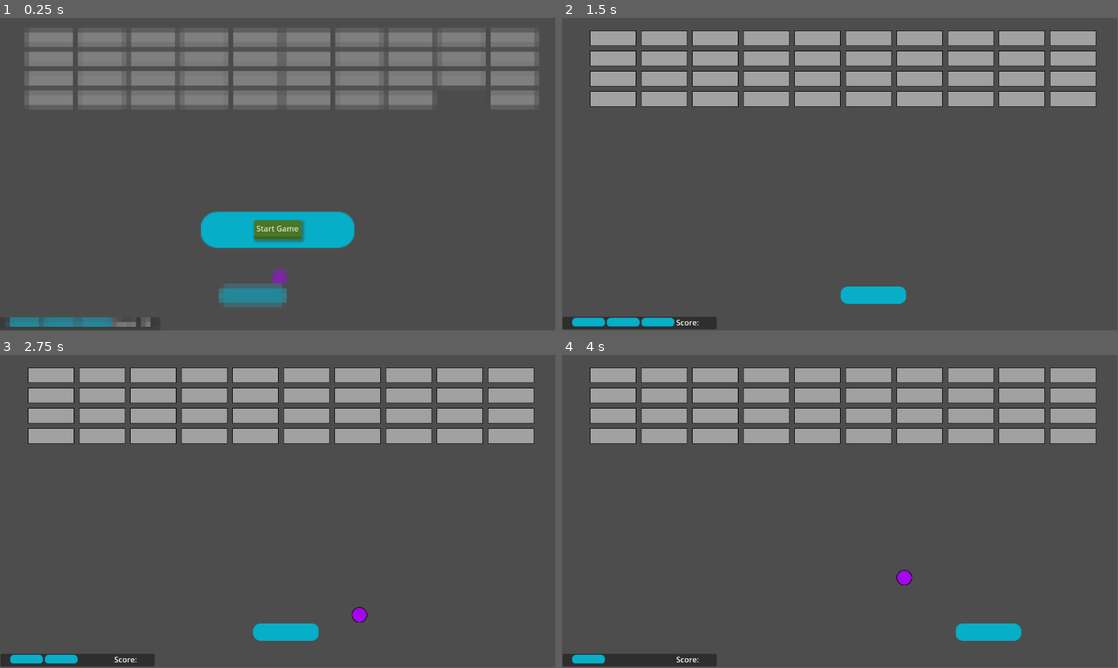
Above: before the commit, frames 1-4 (two rows, left to right).
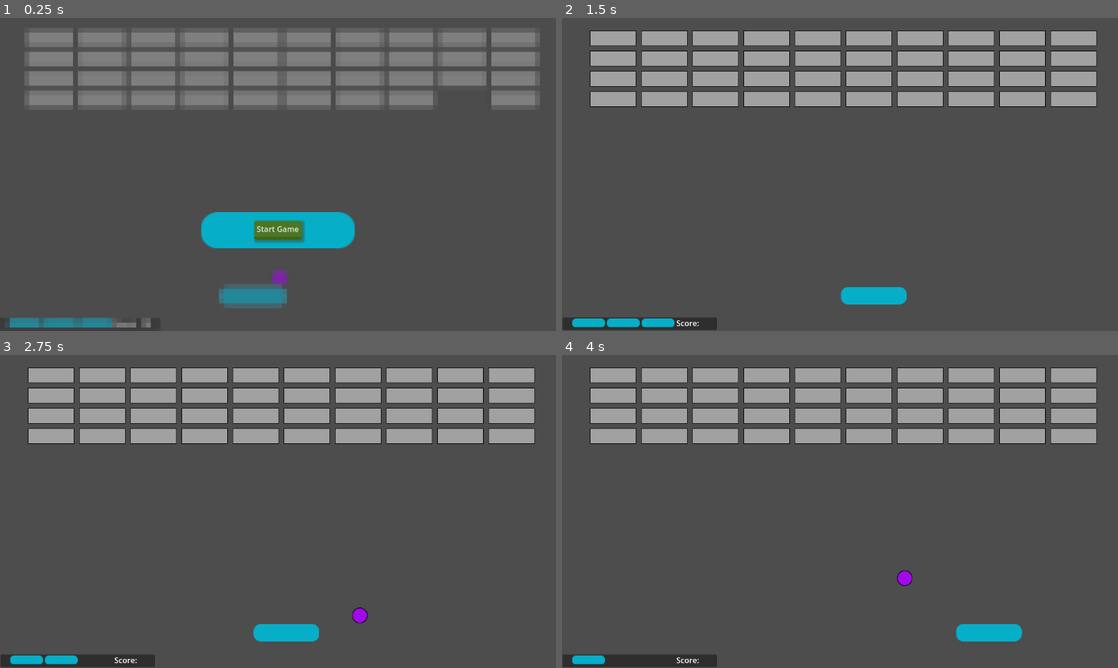
Above: after the commit, the same moments.

Repository: adrianschofield/unshaped-godot-block
Game: Godot game, scene res://Scenes/level_0.tscn
The game is run twice, just before and just after one commit, with the same random seed, the same clock (stepped at 60 frames per second) and the same inputs. Sound files missing from this copy of the repository are replaced by a short silence.
Inputs:
- Up to frame 1 (0.25 s): no input
- Up to frame 2 (1.5 s): click "Start Game" at 0.5 s; hold D (move_right) from 1.28 s (still down)
- Up to frame 3 (2.75 s): release D (move_right) at 2.03 s; hold A (move_left) from 2.03 s (still down)
- Up to frame 4 (4 s): release A (move_left) at 2.78 s; hold D (move_right) from 2.78 s (still down)
The window is 799x449 before the commit and 800x450 after it. Grey fills any space a smaller window leaves; there, only what the larger window draws over its background counts as a difference.

The runs differ from the first frame. In frame 1, 0.5% of the frame differs, in the area x 1-89%, y 4-99%; in frame 2, 1.6%, in the area x 1-97%, y 4-99%; in frame 3, 1.6%; in frame 4, 1.5%.

Commit message:
Set up scaling as a workaround

Diff:
--- a/Scenes/level_0.tscn
+++ b/Scenes/level_0.tscn
@@ -15,43 +15,7 @@
 grow_vertical = 2
 script = ExtResource("1_ctecc")
 
-[node name="TextureRect" type="TextureRect" parent="."]
-layout_mode = 0
-offset_right = 1152.0
-offset_bottom = 648.0
-texture = ExtResource("2_q2888")
-
 [node name="CanvasLayer" type="CanvasLayer" parent="."]
-
-[node name="GameOverTextPanelContainer" type="PanelContainer" parent="CanvasLayer"]
-visible = false
-anchors_preset = 8
-anchor_left = 0.5
-anchor_top = 0.5
-anchor_right = 0.5
-anchor_bottom = 0.5
-offset_left = -141.0
-offset_top = -38.0
-offset_right = 141.0
-offset_bottom = 23.0
-grow_horizontal = 2
-grow_vertical = 2
-theme = ExtResource("3_yg6hm")
-
-[node name="MarginContainer" type="MarginContainer" parent="CanvasLayer/GameOverTextPanelContainer"]
-layout_mode = 2
-theme_override_constants/margin_left = 20
-theme_override_constants/margin_top = 0
-theme_override_constants/margin_right = 0
-theme_override_constants/margin_bottom = 20
-
-[node name="GameOverLabel" type="Label" parent="CanvasLayer/GameOverTextPanelContainer/MarginContainer"]
-layout_mode = 2
-size_flags_horizontal = 4
-theme_override_font_sizes/font_size = 32
-text = "Game Over"
-horizontal_alignment = 1
-vertical_alignment = 1
 
 [node name="StartButtonPanelContainer" type="PanelContainer" parent="CanvasLayer"]
 offset_left = 417.0
@@ -74,4 +38,40 @@
 theme = SubResource("Theme_3176w")
 text = "Start Game"
 
+[node name="GameOverTextPanelContainer" type="PanelContainer" parent="CanvasLayer"]
+visible = false
+anchors_preset = 8
+anchor_left = 0.5
+anchor_top = 0.5
+anchor_right = 0.5
+anchor_bottom = 0.5
+offset_left = -141.0
+offset_top = -40.0
+offset_right = 141.0
+offset_bottom = 25.0
+grow_horizontal = 2
+grow_vertical = 2
+theme = ExtResource("3_yg6hm")
+
+[node name="MarginContainer" type="MarginContainer" parent="CanvasLayer/GameOverTextPanelContainer"]
+layout_mode = 2
+theme_override_constants/margin_left = 20
+theme_override_constants/margin_top = 0
+theme_override_constants/margin_right = 0
+theme_override_constants/margin_bottom = 20
+
+[node name="GameOverLabel" type="Label" parent="CanvasLayer/GameOverTextPanelContainer/MarginContainer"]
+layout_mode = 2
+size_flags_horizontal = 4
+theme_override_font_sizes/font_size = 32
+text = "Game Over"
+horizontal_alignment = 1
+vertical_alignment = 1
+
+[node name="TextureRect" type="TextureRect" parent="."]
+layout_mode = 0
+offset_right = 1152.0
+offset_bottom = 648.0
+texture = ExtResource("2_q2888")
+
 [connection signal="button_down" from="CanvasLayer/StartButtonPanelContainer/MarginContainer/GridContainer/Button" to="." method="_on_button_button_down"]
--- a/project.godot
+++ b/project.godot
@@ -19,6 +19,10 @@
 
 Global="*res://Scripts/global.gd"
 
+[display]
+
+window/stretch/mode="viewport"
+
 [input]
 
 move_left={
